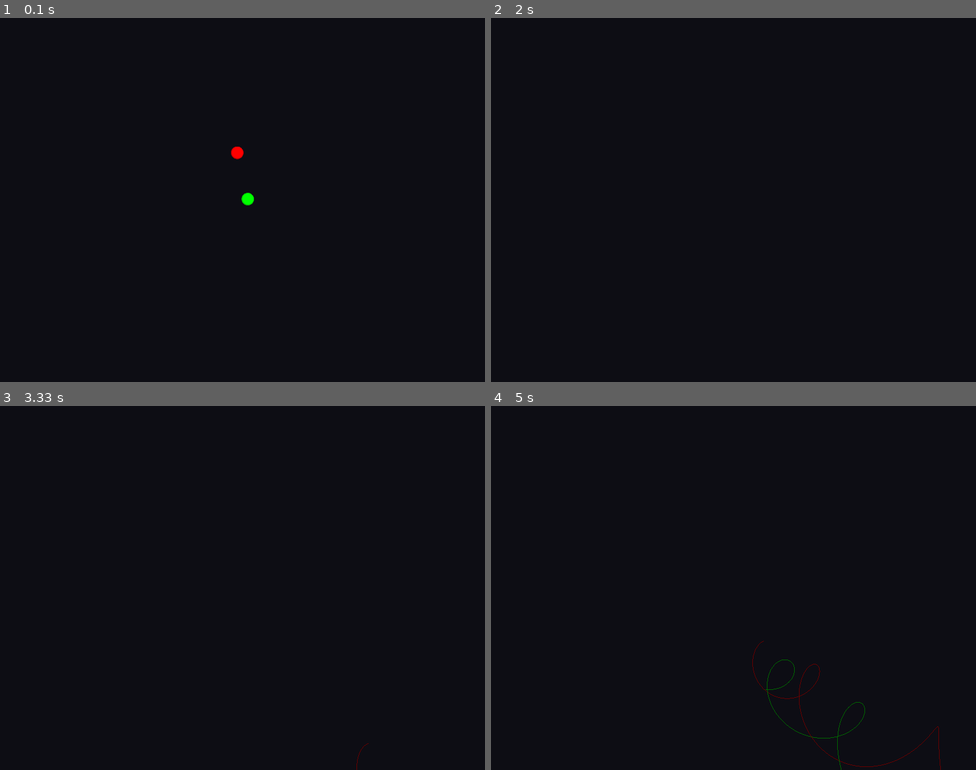
Above: before the commit, frames 1-4 (two rows, left to right).
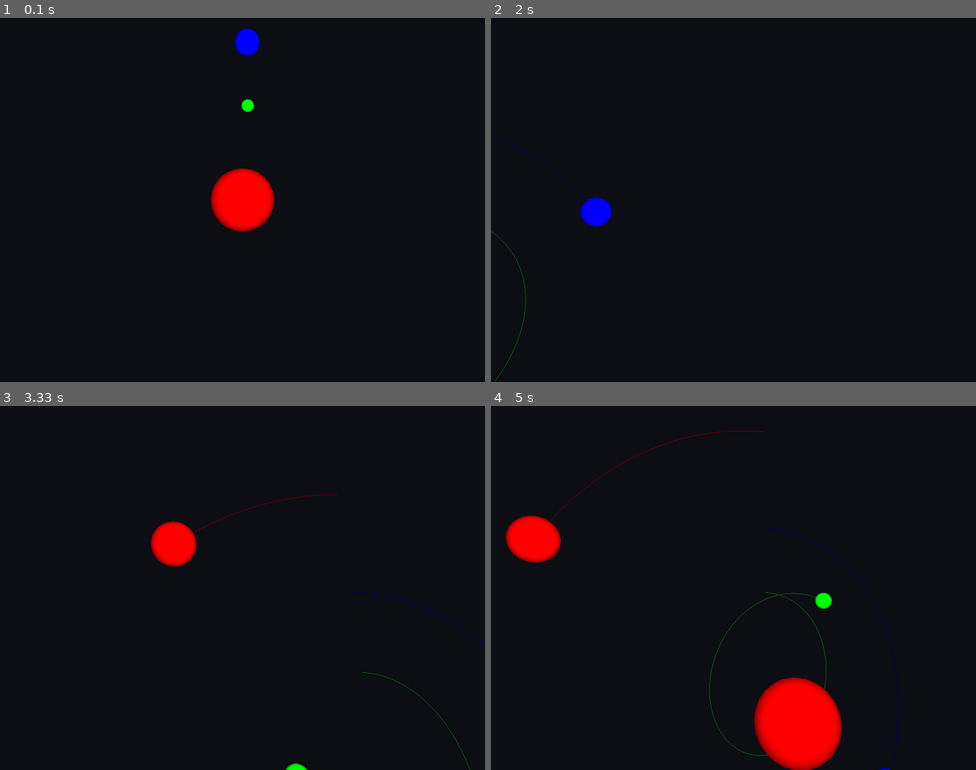
Above: after the commit, the same moments.

Repository: RJ-2911/N-BodySim
Game: pygame game, started from Programs/simWindow.py
Same seed, same stepped clock (60 frames per second), same inputs: the game is played once before the commit and once after it.
Inputs:
- Up to frame 1 (0.1 s): no input
- Up to frame 2 (2 s): hold Right 0.33-0.8 s; hold Up 0.83-1.13 s; hold W 0.83-1.13 s; tap Space at 0.9, 1.23, 1.53, 1.73 s; tap Shift at 0.98 s; hold Right 1.17-1.63 s; hold D 1.17-1.63 s; hold Left from 1.67 s (still down); hold A from 1.67 s (still down)
- Up to frame 3 (3.33 s): tap Space at 2.03, 2.3, 2.63, 2.93, 3.07 s; release Left at 2.2 s; release A at 2.2 s; hold Down 2.23-2.53 s; hold S 2.23-2.53 s; tap Shift at 2.38 s; hold Left 2.57-2.97 s; hold A 2.57-2.97 s; hold Up from 3 s (still down); hold W from 3 s (still down)
- Up to frame 4 (5 s): release Up at 3.37 s; release W at 3.37 s; hold Right 3.4-4.03 s; hold D 3.4-4.03 s; tap Space at 3.47, 3.77, 4.13, 4.53, 4.83 s; tap Shift at 3.55 s; hold Down 4.07-4.43 s; hold S 4.07-4.43 s; hold Left 4.47-4.93 s; hold A 4.47-4.93 s; hold Right from 4.97 s (still down); hold D from 4.97 s (still down)

The runs differ from the first frame. In frame 1, 2.2% of the frame differs, in the area x 43-57%, y 2-59%; in frame 2, 0.5%; in frame 3, 1.1%; in frame 4, 5.3%, in the area x 3-93%, y 6-100%.

Commit message:
me not gay

Diff:
--- a/Programs/physicsCalc.py
+++ b/Programs/physicsCalc.py
@@ -1,11 +1,20 @@
 import numpy as np
 
 # TODO: Forces for 3+
-def gravitationalforce(body1, body2, G=1.0):
-    r_vec = body2.position - body1.position
-    distance = np.linalg.norm(r_vec)
-    if distance == 0:
-        return np.zeros(3)
-    force_mag = G * body1.mass * body2.mass / (distance ** 2)
-    force_dir = r_vec / distance
-    return force_mag * force_dir
+def compute_forces(bodies, G=1.0):
+    n = len(bodies)
+    forces = [np.zeros(3) for _ in range(n)]
+
+    for i in range(n):
+        for j in range(i + 1, n):
+            r_vec = bodies[j].position - bodies[i].position
+            distance = np.linalg.norm(r_vec)
+            if distance == 0:
+                continue
+            force_mag = G * bodies[i].mass * bodies[j].mass / (distance ** 2)
+            force_dir = r_vec / distance
+            force = force_mag * force_dir
+
+            forces[i] += force
+            forces[j] -= force
+    return forces
--- a/Programs/simWindow.py
+++ b/Programs/simWindow.py
@@ -13,9 +13,12 @@
     def __init__(self):
         # Put spheres inside the view frustum (z negative is forward)
         self.spheres = [
-            sp.Sphere([0, 15, 0], [-20, 0, 20 ], 15000, 2, (1, 0, 0, 1)),
-            sp.Sphere([0, 0, 0], [20, 0, 20 ], 15000, 2, (0, 1, 0, 1)),
+          sp.Sphere([0, 0, 0], [0, 0, 5], 20000, 10, (1, 0, 0, 1)),
+          sp.Sphere([0, 30, 0], [20, 0, 0], 5, 2, (0, 1, 0, 1)),
+          sp.Sphere([0, 50, 0], [18, 0, 0], 20, 4, (0, 0, 1, 1)),
+          sp.Sphere([0, 80, 0], [-15, 0, 0], 50, 6, (1, 0, 0, 1)),
         ]
+
         # Camera placed back on +Z, looking towards -Z by default (theta=0)
         self.camera = camera.Camera([0.0, 0.0, 100.0])
 
@@ -78,11 +81,9 @@
         self.main_loop()
 
     def calcForce(self, dt):
-        # TODO: Forces for 3
-         force_on_1 = pc.gravitationalforce(self.scene.spheres[0], self.scene.spheres[1])
-         force_on_2 = -force_on_1
-         self.scene.spheres[0].update(force_on_1, dt)
-         self.scene.spheres[1].update(force_on_2, dt)
+      forces = pc.compute_forces(self.scene.spheres)
+      for sphere, force in zip(self.scene.spheres, forces):
+        sphere.update(force, dt)
 
     def handle_events(self, dt):
 
--- a/assets/presets.txt
+++ b/assets/presets.txt
@@ -2,3 +2,10 @@
 2 Body with one body on a Helix around another:
     sp.Sphere([0, 0, 0], [0, 0, 5], 15000, 5, (1, 0.4, 0.0, 1)),
     sp.Sphere([0, 30, 0], [20, 0, 20 ], 500, 2, (0.6, 0.4, 1, 1))
+
+self.spheres = [
+          sp.Sphere([0, 0, 0], [0, 0, 5], 20000, 10, (1, 0, 0, 1)),
+          sp.Sphere([0, 30, 0], [20, 0, 0], 5, 2, (0, 1, 0, 1)),
+          sp.Sphere([0, 50, 0], [18, 0, 0], 20, 4, (0, 0, 1, 1)),
+          sp.Sphere([0, 80, 0], [-15, 0, 0], 50, 6, (1, 0, 0, 1)),
+        ]
